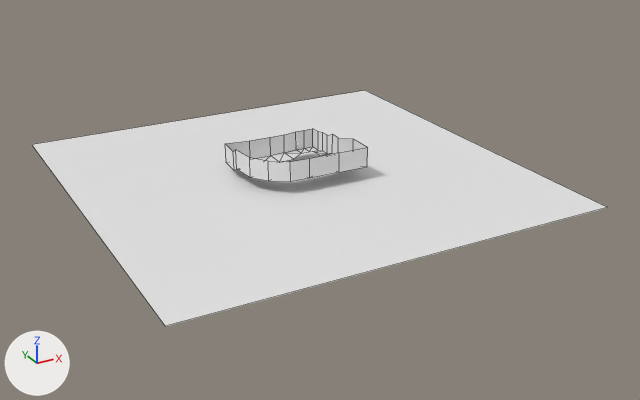
The Blender file scenes/main.blend as it was, and as the next commit left it.
Both versions are drawn from a camera (50 mm lens) standing at (-386.0, -697.0, 300.0) and looking at (-24.0, -41.0, -29.0). The lights are fixed; the arrows at lower left show +X, +Y and +Z. Mesh edges are drawn as thin lines on the coarser meshes.

Before the edit, the objects in view are built like this:
```python
me_lava = bpy.data.meshes.new('Lava')
me_lava.from_pydata([(153.0, 173.0, -8.0), (153.0, -205.0, -8.0), (-225.0, 173.0, -8.0), (-225.0, -205.0, -8.0)], [], [(0, 2, 3, 1)])
me_room = bpy.data.meshes.new('Room')
me_room.from_pydata(...)  # 59 vertices, 57 faces; spans x -88.4..13.3, y -57.7..20.3, z -1.0..22.5
ob_lava = bpy.data.objects.new('Lava', me_lava)
ob_lava.location = (0.0, 0.0, 0.0)
ob_lava.scale = (1.04, 1.04, 1.0)
ob_room = bpy.data.objects.new('Room', me_room)
ob_room.location = (0.0, 0.0, 0.0)
ob_room.scale = (1.04, 1.04, 1.0)
```
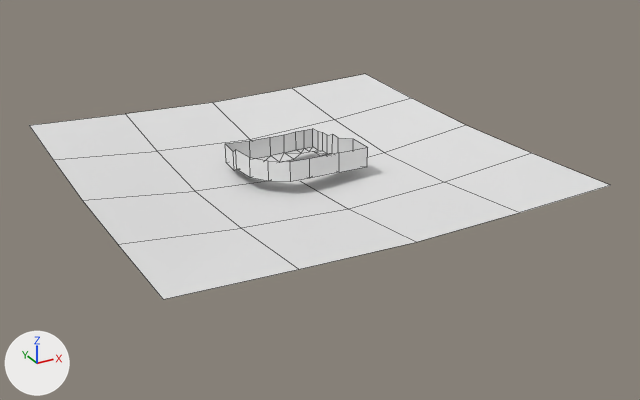
Where the newer file only moved an object's origin or applied its transform, the numbers keep the older frame.

Pixel boxes [x1, y1, x2, y2] of what changed, in the pictures (640 x 400 px):
'Lava', reshaped
    before: [32, 90, 608, 326]
    after: [29, 74, 611, 299]

What the commit changed:
me_lava is used by ob_lava; location (0.0, 0.0, 0.0); scale (1.04, 1.04, 1.0).
me_lava had 4 vertices, 1 face and spanned x -225.0..153.0, y -205.0..173.0, z -8.0.
me_lava now has 25 vertices, 16 faces and spans x -225.0..153.0, y -205.0..173.0, z -13.0..12.0.
me_lava part 1: the whole mesh is rebuilt.
